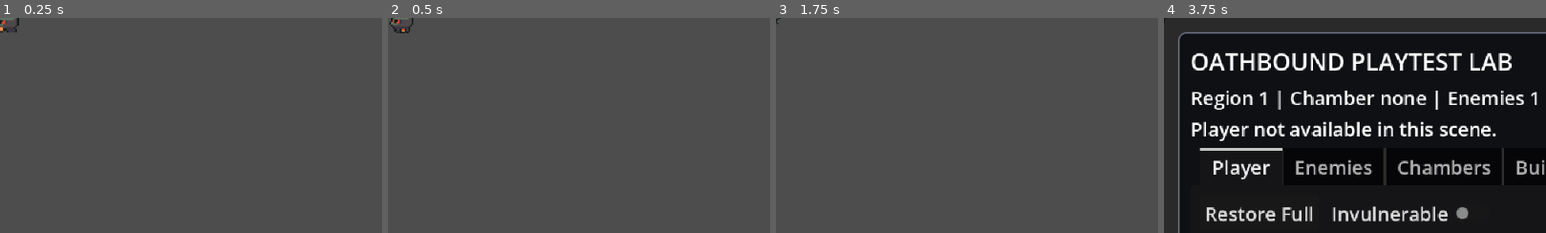
Above: before the commit, frames 1-4 (left to right).
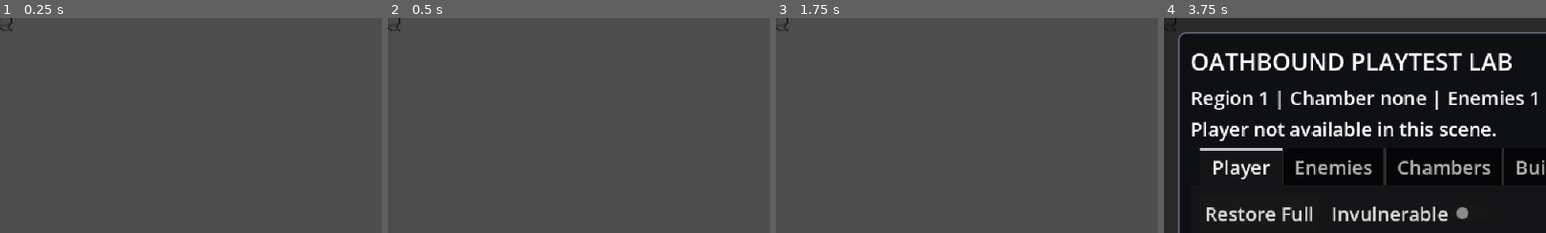
Above: after the commit, the same moments.

Repository: seancl8611/oathbound
Game: Godot game, scene res://Regions/Hushiro/Enemies/Standard/Warden.tscn
Same seed, same stepped clock (60 frames per second), same inputs: the game is played once before the commit and once after it. This scene is started directly instead of the project's main scene. Sound files missing from this copy of the repository are replaced by a short silence.
Inputs (mouse positions are % of the whole screen's width and height, from its top left):
- Up to frame 1 (0.25 s): no input
- Up to frame 2 (0.5 s): no input
- Up to frame 3 (1.75 s): tap Enter (ui_accept) at 0.5, 0.77, 1.25 s; move the mouse to (72, 45) at 0.52 s; press the mouse at (72, 45) at 0.53 s; hold D (right) 0.53-1.25 s; release the mouse at (72, 45) at 1.25 s; drag from (30, 55) to (45, 70) at 1.27 s
- Up to frame 4 (3.75 s): tap Enter (ui_accept) at 2, 2.75, 3.5 s; move the mouse to (60, 28) at 2.02 s; hold D (right) 2.03-2.75 s; tap E (execute_finisher) at 2.1 s; drag from (45, 70) to (20, 35) at 2.77 s; move the mouse to (80, 65) at 3.52 s; hold A (left) from 3.53 s (still down); hold ` (playtest_lab_toggle) from 3.53 s (still down)
The pictures show only the part of the screen within x 0-50%, y 0-50%; the shares and areas given below are measured in that part.

The runs differ from the first frame. In frame 1, 0.2% of the frame differs, in the area x 0-5%, y 0-7%; in frame 2, 0.2%, in the area x 0-7%, y 0-8%; in frame 3, less than 0.1%; in frame 4, less than 0.1%.
Error after the commit: Parse Error: Identifier "RESTRAINT_FAILURE_POSTURE" not declared in the current scope. (res://Regions/Hushiro/Enemies/Standard/WardenV2.gd:621)

Commit message:
Move failed Warden restraint penalty to Health

Diff:
--- a/game/oathbound/Regions/Hushiro/Enemies/Standard/WardenRules.gd
+++ b/game/oathbound/Regions/Hushiro/Enemies/Standard/WardenRules.gd
@@ -10,7 +10,7 @@
 const RESTRAINT_PARRY_OPEN_FRACTION: float = 0.62
 const RESTRAINT_PARRY_CLOSE_LEAD: float = 0.08
 const RESTRAINT_PARRY_STAGGER: float = 1.20
-const RESTRAINT_FAILURE_POSTURE: float = 25.0
+const RESTRAINT_FAILURE_HEALTH_DAMAGE: int = 4
 
 var _restraint_parry_open_at: float = 0.0
 var _restraint_parry_close_at: float = 0.0
@@ -84,7 +84,7 @@
 		return
 
 	if now >= _restrain_until:
-		_apply_restrain_failure_posture()
+		_apply_restrain_failure_health_damage()
 		_hide_parry_indicator()
 		super._end_restrain_if_elapsed()
 
@@ -126,28 +126,24 @@
 		})
 
 
-func _apply_restrain_failure_posture() -> void:
+func _apply_restrain_failure_health_damage() -> void:
 	var p: Node2D = _restrained_player
 	if not is_instance_valid(p):
 		return
 
-	var current_value: Variant = p.get("stagger")
-	var max_value: Variant = p.get("stagger_max")
-	if current_value == null or max_value == null:
-		return
-
-	var before := float(current_value)
-	var maximum := maxf(1.0, float(max_value))
-	var after := minf(maximum, before + RESTRAINT_FAILURE_POSTURE)
-	p.set("stagger", after)
-	if p.has_method("_update_stagger_ui"):
-		p.call("_update_stagger_ui")
+	var hp_before: int = int(p.get("hp")) if p.get("hp") != null else 0
+	if p.has_method("take_damage"):
+		p.call("take_damage", RESTRAINT_FAILURE_HEALTH_DAMAGE)
+	elif p.get("hp") != null:
+		p.set("hp", maxi(0, hp_before - RESTRAINT_FAILURE_HEALTH_DAMAGE))
+	var hp_after: int = int(p.get("hp")) if p.get("hp") != null else hp_before
 
 	if CombatTelemetry != null and CombatTelemetry.is_capturing():
 		CombatTelemetry.record_event("warden_restrain_failed", {
 			"warden": CombatTelemetry.snapshot_actor(self),
 			"player": CombatTelemetry.snapshot_actor(p),
-			"posture_before": before,
-			"posture_added": RESTRAINT_FAILURE_POSTURE,
-			"posture_after": after,
+			"health_before": hp_before,
+			"health_damage": maxi(0, hp_before - hp_after),
+			"health_after": hp_after,
+			"player_posture_retired": true,
 		})
